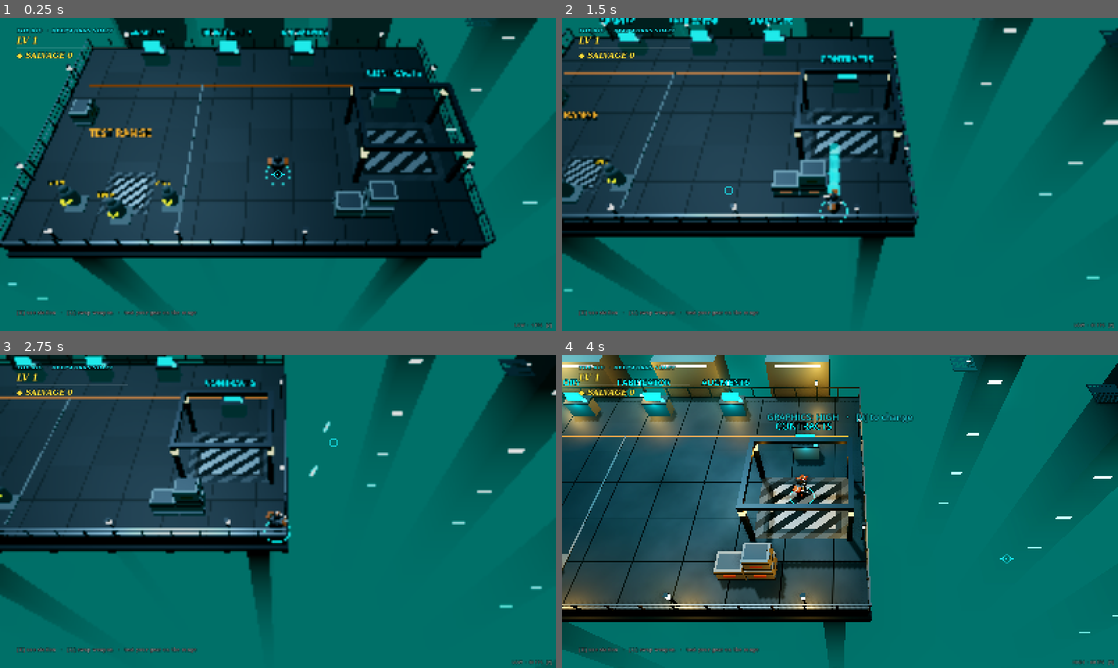
Above: before the commit, frames 1-4 (two rows, left to right).
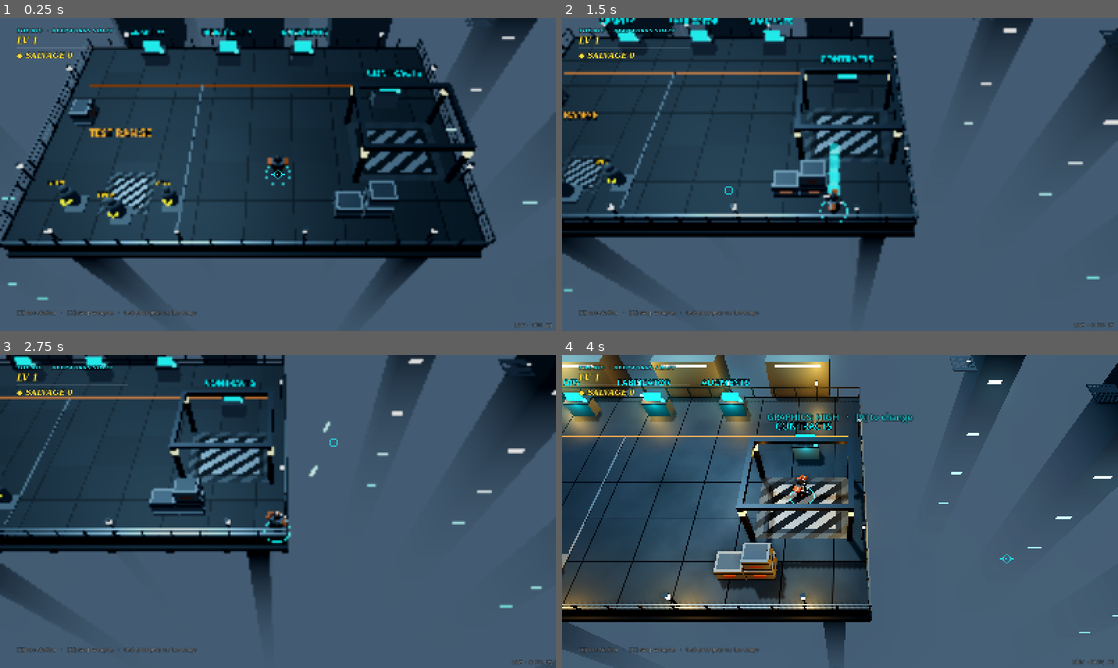
Above: after the commit, the same moments.

Repository: aronew/Combat
Game: Godot game, scene res://scenes/hub.tscn
Two runs of this game, one before a commit and one after it. Both use one fixed random seed, a clock stepped at 60 frames per second and the inputs below.
Inputs (mouse positions are in pixels of both pictures, inside the frame that each line leads up to):
- Up to frame 1 (0.25 s): no input
- Up to frame 2 (1.5 s): tap Enter at 0.5 s; move the mouse to (962, 158) at 0.52 s; hold D (move_right) 0.53-1.28 s; hold E (interact) 0.53-1.28 s; click (962, 158) at 0.67 s; move the mouse to (728, 190) at 1.27 s; hold S (move_down) from 1.28 s (still down); tap Space (dash) at 1.35 s
- Up to frame 3 (2.75 s): tap E (interact) at 1.55, 2.3 s; move the mouse to (333, 442) at 2.02 s; release S (move_down) at 2.03 s; press the mouse at (333, 442) at 2.03 s; hold D (move_right) from 2.03 s (still down)
- Up to frame 4 (4 s): move the mouse to (812, 574) at 2.77 s; release D (move_right) at 2.78 s; release the mouse at (812, 574) at 2.78 s; hold W (move_up) 2.78-3.53 s; tap V (graphics_quality) at 2.85 s; click (812, 574) at 2.92 s; tap E (interact) at 3.05 s; move the mouse to (1006, 558) at 3.52 s; hold A (move_left) from 3.53 s (still down); hold E (interact) from 3.53 s (still down)

The runs differ from the first frame. In frame 1, 44% of the frame differs, in the area x 0-100%, y 0-100%; in frame 2, 57%; in frame 3, 66%; in frame 4, 53%.

Commit message:
Grey-blue fog: slate haze with blue coming through
- Environment: background, ambient, depth fog and global volumetric fog move
  from teal to cool grey-blue (LOW uses the depth fog, so it changes too).
- Void fog volume: grey albedo, no emission. Its colour now comes from the
  bluish moonlight (fog energy 0.4 -> 2.5) and ambient light injected into
  the fog (0.3 -> 1.5, now an export). Fog-volume emission is packed into a
  small buffer and some values overflow into a bright green void, so it
  stays black (documented on the export).
- Same for the Rig.
- Contracts panel: "Operation: Deep Descent" brief for the new dives.

Co-Authored-By: Claude Opus 5.5 <noreply@anthropic.com>
Claude-Session: https://claude.ai/code/session_01QWKpnCzBbynjYCzEk5fHWZ

Diff:
--- a/scenes/dive.tscn
+++ b/scenes/dive.tscn
@@ -27,7 +27,7 @@
 rotation_degrees = Vector3(-58, -150, 0)
 light_color = Color(0.72, 0.9, 1, 1)
 light_energy = 0.55
-light_volumetric_fog_energy = 0.4
+light_volumetric_fog_energy = 2.5
 shadow_enabled = true
 shadow_opacity = 0.8
 directional_shadow_max_distance = 70.0
--- a/scenes/hub.tscn
+++ b/scenes/hub.tscn
@@ -23,7 +23,7 @@
 rotation_degrees = Vector3(-58, -150, 0)
 light_color = Color(0.72, 0.9, 1, 1)
 light_energy = 0.55
-light_volumetric_fog_energy = 0.4
+light_volumetric_fog_energy = 2.5
 shadow_enabled = true
 shadow_opacity = 0.8
 directional_shadow_max_distance = 70.0
--- a/scripts/environment_controller.gd
+++ b/scripts/environment_controller.gd
@@ -1,13 +1,13 @@
 @tool
 extends WorldEnvironment
-## Builds the dark teal-fog look from the concept art. Every knob is exported and
+## Builds the dark, grey-blue fog look (a cool slate haze with blue showing through). Every knob is exported and
 ## applies live in the editor. The thick fog in the void itself is a FogVolume
 ## created by the Arena (see Arena > Void).
 
 @export_group("Background & ambient")
-@export var background_color := Color("071d1d"):
+@export var background_color := Color("0b1219"):
 	set(v): background_color = v; _apply()
-@export var ambient_color := Color("2e6e6a"):
+@export var ambient_color := Color("4a5a69"):
 	set(v): ambient_color = v; _apply()
 @export_range(0.0, 2.0) var ambient_energy := 0.22:
 	set(v): ambient_energy = v; _apply()
@@ -15,7 +15,7 @@
 @export_group("Depth fog")
 @export var fog_enabled := true:
 	set(v): fog_enabled = v; _apply()
-@export var fog_color := Color("1a6560"):
+@export var fog_color := Color("4b5b6a"):
 	set(v): fog_color = v; _apply()
 @export_range(0.0, 0.1, 0.0005) var fog_density := 0.0015:
 	set(v): fog_density = v; _apply()
@@ -30,14 +30,17 @@
 	set(v): volumetric_enabled = v; _apply()
 @export_range(0.0, 0.2, 0.001) var volumetric_density := 0.0022:
 	set(v): volumetric_density = v; _apply()
-@export var volumetric_albedo := Color("9fe8e0"):
+@export var volumetric_albedo := Color("c3cbd3"):
 	set(v): volumetric_albedo = v; _apply()
-@export var volumetric_emission := Color("041615"):
+@export var volumetric_emission := Color("1a2633"):
 	set(v): volumetric_emission = v; _apply()
 @export_range(0.0, 4.0) var volumetric_emission_energy := 1.0:
 	set(v): volumetric_emission_energy = v; _apply()
 @export var volumetric_length := 140.0:
 	set(v): volumetric_length = v; _apply()
+## How much ambient light (the grey-blue ambient colour) lights the fog.
+@export_range(0.0, 16.0) var volumetric_ambient_inject := 1.5:
+	set(v): volumetric_ambient_inject = v; _apply()
 
 @export_group("Glow")
 @export var glow_enabled := true:
@@ -97,7 +100,7 @@
 	e.volumetric_fog_emission_energy = volumetric_emission_energy
 	e.volumetric_fog_length = volumetric_length
 	e.volumetric_fog_detail_spread = 1.5
-	e.volumetric_fog_ambient_inject = 0.3
+	e.volumetric_fog_ambient_inject = volumetric_ambient_inject
 	e.volumetric_fog_anisotropy = 0.3
 
 	e.glow_enabled = glow_enabled
--- a/scripts/hub/hub_level.gd
+++ b/scripts/hub/hub_level.gd
@@ -49,7 +49,7 @@
 	_kit.crate(6.2, 6.6, 0, 1)
 	_kit.crate(7.9, 6.6, 0, 2)
 	_kit.crate(-12.0, -1.0, 90, 1)
-	_kit.void_dressing(r.grow(6.0), -2.5, 0.04, Color("a8ccd2"), Color("10667a"))
+	_kit.void_dressing(r.grow(6.0), -2.5, 0.04, Color("b6bec6"), Color.BLACK)
 
 	if Engine.is_editor_hint():
 		return
--- a/scripts/level/level.gd
+++ b/scripts/level/level.gd
@@ -37,8 +37,12 @@
 @export_group("Void")
 @export var void_fog_density := 0.04
 @export var void_fog_top := -2.5
-@export var void_fog_albedo := Color("a8ccd2")
-@export var void_fog_emission := Color("10667a")
+## The void's colour comes from this grey albedo lit by the bluish moonlight
+## (its volumetric fog energy) and the ambient light; see the WorldEnvironment.
+@export var void_fog_albedo := Color("b6bec6")
+## Keep this black (or very dark): Godot packs fog-volume emission into a small
+## buffer, and brighter values can overflow into a bright green void.
+@export var void_fog_emission := Color("000000")
 
 const ROOMS := [
 	{"id": &"lift", "name": "Drop Lift", "rect": Rect2(-5, 12, 10, 8)},
--- a/scripts/ui/hub_ui.gd
+++ b/scripts/ui/hub_ui.gd
@@ -391,8 +391,8 @@
 
 func _build_contracts() -> void:
 	var v := _make_panel("CONTRACTS", Vector2(1000, 640))
-	v.add_child(_lbl("OPERATION: FIRST DIVE", 26, Palette.HUD_WHITE, _font_title))
-	var brief := _lbl("Deepworks Sector 1. Drop to the reactor ring, run the uplink, hold until it finishes, and get back to the lift. Gear and salvage come home only if you do.", 18, DIM, _font)
+	v.add_child(_lbl("OPERATION: DEEP DESCENT", 26, Palette.HUD_WHITE, _font_title))
+	var brief := _lbl("Get down through the Deepworks to the reactor uplink, hold it until the upload finishes, and ride back out. Gear and salvage come home only if you do.", 18, DIM, _font)
 	brief.autowrap_mode = TextServer.AUTOWRAP_WORD_SMART
 	v.add_child(brief)
 	v.add_child(_lbl("DEPTH", 18, DIM, _font_bold))
